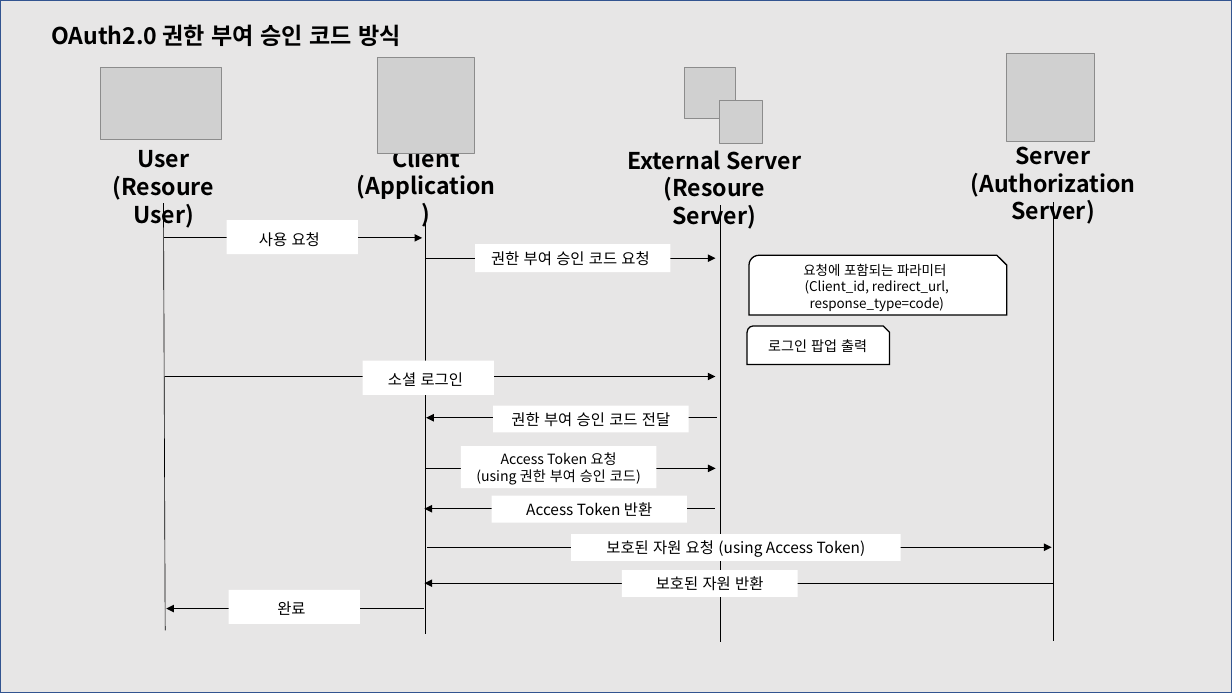
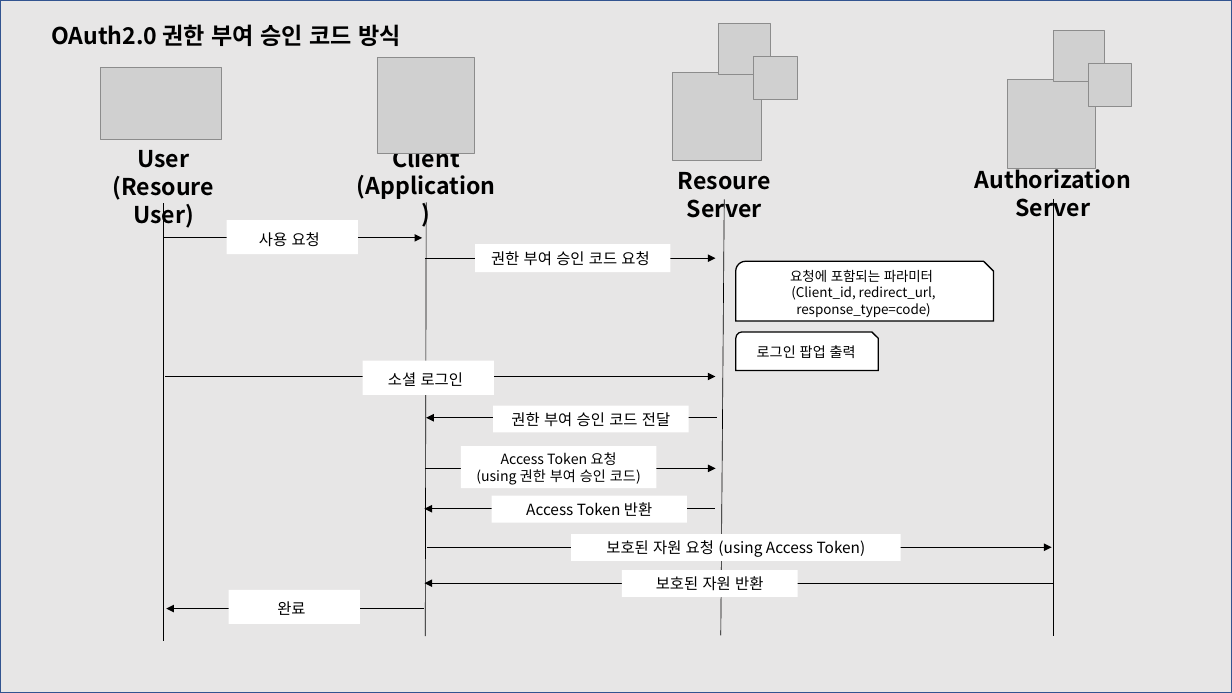
Before and after one commit to mon99745/SecurityReference, a slide deck: slide 4 of pptx/Readme-240503.pptx. Drawn at 1232x693 pixels with LibreOffice and Linux fonts; fonts in the diff are those of the drawing; grey boxes stand for pictures. Boxes give left, top, right and bottom in pixels: in the first picture for what was removed or moved away, otherwise in the second. Text is boxed around its words. In the diff, an @@ line names an element or a change of style, - is before the commit and + after.

```diff
--- a/pptx/Readme-240503.pptx
+++ b/pptx/Readme-240503.pptx
@@ picture: place and size @@
-picture at (684,67,735,118)
+picture at (719,23,770,74)
@@ picture: place and size @@
-picture at (719,101,762,144)
+picture at (754,56,798,100)
@@ picture added at (1054,30,1104,81) @@
@@ picture added at (673,72,762,161) @@
@@ picture: place and size @@
-picture at (1006,54,1095,142)
+picture at (1007,79,1096,168)
@@ picture added at (1089,64,1132,107) @@
@@ text at (678,172,771,223): text changed @@
-External Server
-(Resoure Server)
+Resoure Server
@@ text at (975,165,1131,222): text changed @@
-Server
-(Authorization Server)
+Authorization Server
@@ line moved from (164, 203) - (165, 630) to (164, 203) - (164, 641) @@
@@ line moved from (425, 207) - (425, 635) to (426, 202) - (425, 636) @@
@@ line moved from (721, 205) - (721, 642) to (725, 200) - (721, 636) @@
@@ line moved from (1054, 202) - (1054, 641) to (1054, 199) - (1054, 636) @@
@@ snip round rect "요청에 포함되는 파라미터": place and size @@
-snip round rect "요청에 포함되는 파라미터" at (750,255,1007,315)
+snip round rect "요청에 포함되는 파라미터" at (736,262,994,322)
@@ snip round rect "로그인 팝업 출력": place and size @@
-snip round rect "로그인 팝업 출력" at (748,326,890,365)
+snip round rect "로그인 팝업 출력" at (736,332,878,371)
```
Also in this commit, not shown: 3 other slides changed, 1 slide added, 2 slides removed, 6 other files.
